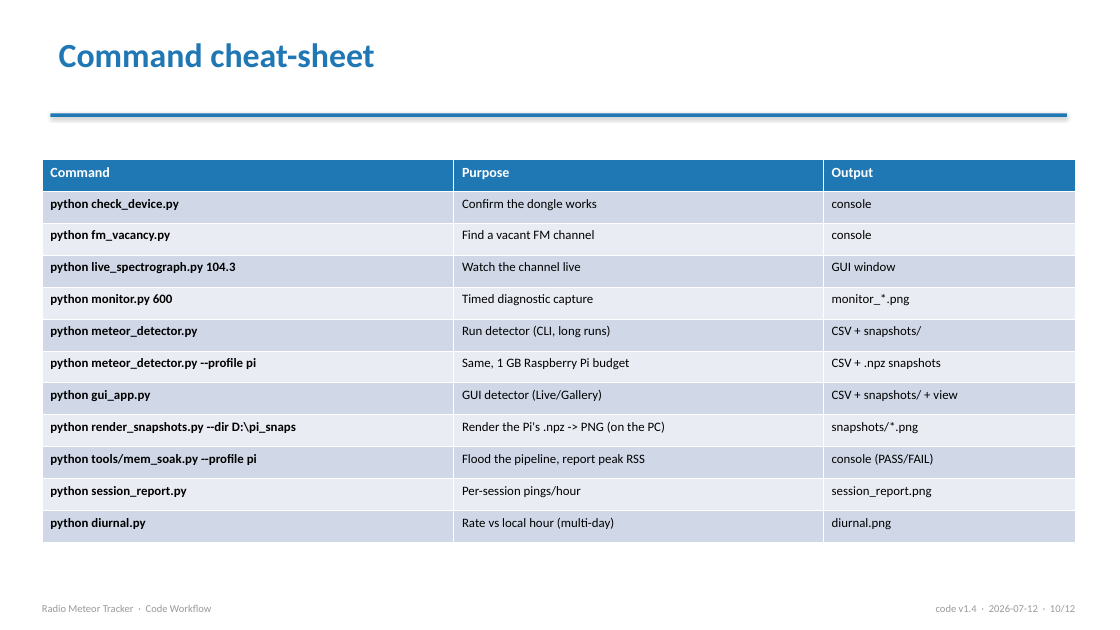
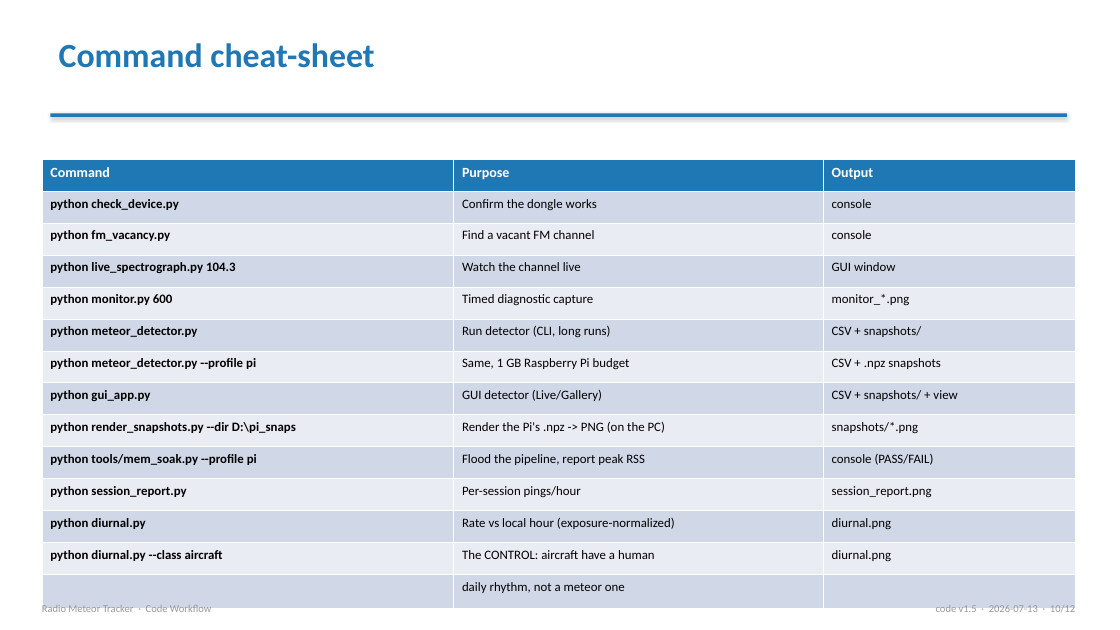
Before and after one commit to jrb985/radio-meteor-project, a slide deck: slide 10 of docs/decks/Code_Workflow.pptx. Drawn at 1120x630 pixels with LibreOffice and Linux fonts; fonts in the diff are those of the drawing. Boxes give left, top, right and bottom in pixels: in the first picture for what was removed or moved away, otherwise in the second. Text is boxed around its words. In the diff, an @@ line names an element or a change of style, - is before the commit and + after.

```diff
--- a/docs/decks/Code_Workflow.pptx
+++ b/docs/decks/Code_Workflow.pptx
@@ table at (42,160,1075,607) @@
-row 12: python diurnal.py | Rate vs local hour (multi-day) | diurnal.png
+row 12: python diurnal.py | Rate vs local hour (exposure-normalized) | diurnal.png
+row 13: python diurnal.py --class aircraft | The CONTROL: aircraft have a human | diurnal.png
+row 14:  | daily rhythm, not a meteor one | 
@@ text at (936,604,1075,612): text changed @@
-code v1.4 · 2026-07-12 · 10/12
+code v1.5 · 2026-07-13 · 10/12
```
Also in this commit, not shown: 11 other slides changed, 22 other files.
